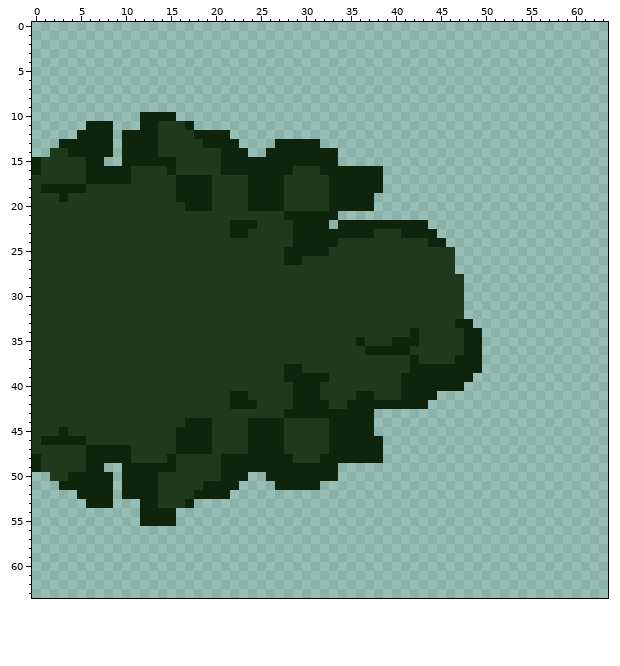
File history of a pixel-art sprite, ItsyBitsySpider/Assets/Art Assets/Sprites/mosstile/hardenedmossright.png. Above, as it was before the edit.
The file is 64x64 pixels. Colours within 5 levels of each other are drawn and written as one.
And afterwards:
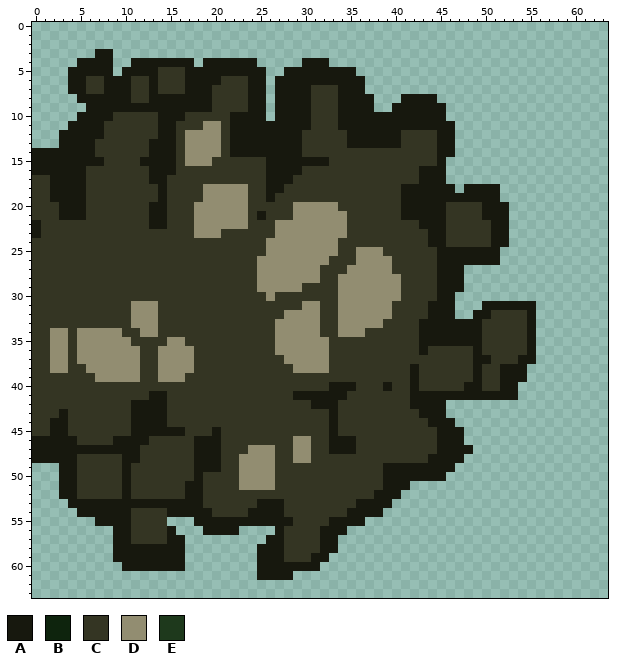
Palette (. is transparent): A #17180e  B #0e240d  C #343523  D #928d71  E #1e391c
Diff:
Changed rows in their new state; - is an unchanged pixel.
first column x 0:
 3 -------AA-----------------------------------------------
 4 -----AAAA--AAAAAAA-AAAAAA-----AAA-----------------------
 5 ----AAAAA-AAAACCCAAAAAAAAA--AAAAAAAA--------------------
 6 ----AACCAAACCACCCAAAACCCAA-AAAAAAAAAA-------------------
 7 ----AACCAAACCACCCAAACCCCAA-AAAACCCAAA-------------------
 8 -----AAAAAACCAAAAAAACCCCAA-AAAACCCAAAA---AAAA-----------
 9 ------AAAAAAAAAAAAAACCCCAA-AAAACCCAAAA--AAAAAA----------
10 -----AAAACCCCCAAACCCCCAAAA-AAAACCCAAAAAAAAAAAA----------
11 ----AAAACCCCCCAACCCDDCAAAAAAAAACCCAAAAAAAAAAAAA---------
12 ---AAAAACCCCCCAACDDDDCAAAAAAAACCCCCAAAAAACCCCAA---------
13 ---AAAACCCCCCAAACDDDDCAAAAAAAACCCCCAAAAAACCCCAA---------
14 AAAAAAACCCCCCAAACDDDDCAAAAAAAACCCCCCCCCCCCCCCAA---------
15 AAAAAAAACCCCAAAACDDDCCCCCCAAAAAAACCCCCCCCCCCCA----------
16 AAAAAACCCCCCCAAACCCCCCCCCCAAAACCCCCCCCCCCCCAAA----------
17 CCAAAACCCCCCCAACCCCCCCCCCCAAACCCCCCCCCCCCCCAAA----------
18 CCAAAACCCCCCCCACCCCDDDDDCCAACCCCCCCCCCCCCAAAAAA-AAAA----
19 CCAAAACCCCCCCCACCCCDDDDDCCACCCCCCCCCCCCCCAAAAAAAAAAA----
20 CCCAAACCCCCCCAACCCDDDDDDCCCCCDDDDDCCCCCCCAAAAACCCCAAA---
21 CCCAAACCCCCCCAACCCDDDDDDCACCCDDDDDDCCCCCCAAAAACCCCAAA---
22 ACCCCCCCCCCCCAACCCDDDDDDCCCDDDDDDDDCCCCCCCCAAACCCCCAA---
23 ACCCCCCCCCCCCCCCCCDDDCCCCCCDDDDDDDDCCCCCCCCCAACCCCCAA---
24 CCCCCCCCCCCCCCCCCCCCCCCCCCDDDDDDDDCCCCCCCCCCAACCCCCAA---
25 CCCCCCCCCCCCCCCCCCCCCCCCCCDDDDDDDDCCDDDCCCCCCAAAAAAA----
26 CCCCCCCCCCCCCCCCCCCCCCCCCDDDDDDDDCCCDDDDCCCCCAAAAAAA----
27 CCCCCCCCCCCCCCCCCCCCCCCCCDDDDDDDCCCDDDDDCCCCCAAA--------
28 CCCCCCCCCCCCCCCCCCCCCCCCCDDDDDDDCCDDDDDDDCCCCAAA--------
29 CCCCCCCCCCCCCCCCCCCCCCCCCDDDDDCCCCDDDDDDDCCCCAAA--------
30 CCCCCCCCCCCCCCCCCCCCCCCCCCDCCCCCCCDDDDDDDCCCCAA.--------
31 CCCCCCCCCCCDDDCCCCCCCCCCCCCCCCDDCCDDDDDDCCCCAAA.--AAAAAA
32 CCCCCCCCCCCDDDCCCCCCCCCCCCCCDDDDCCDDDDDDCCCCAAA.-AACCCCA
33 CCCCCCCCCCCDDDCCCCCCCCCCCCCDDDDDCCDDDDDCCCCAAAAAAACCCCCA
34 CCDDCDDDDDCCDDCCCCCCCCCCCCCDDDDDCCDDDCCCCCCAAAAAAACCCCCA
35 CCDDCDDDDDDCCCCDDCCCCCCCCCCDDDDDDCCCCCCCCCCAAAAAAACCCCCA
36 CCDDCDDDDDDDCCDDDDCCCCCCCCCDDDDDDCCCCCCCCCCACCCCCACCCCCA
37 CCDDCDDDDDDDCCDDDDCCCCCCCCCCDDDDDCCCCCCCCCCCCCCCCAACCCAA
38 CCDDCCDDDDDDCCDDDDCCCCCCCCCCCDDDDCCCCCCCCCACCCCCCACCAAA-
39 CCCCCCCDDDDDCCDDDCCCCCCCCCCCCCCCCCCCCCCCCCACCCCCCACCAAA-
40 CCCCCCCCCCCCCCCCCCCCCCCCCCCCCCCCCAAACCCACCACCCCCAACCAA--
41 CCCCCCCCCCCCCAACCCCCCCCCCCCCCAAAAAACCCCCCCAAAAAAAAAAAA--
42 CCCCCCCCCCCAAAACCCCCCCCCCCCCCCCAAACCCCCCCCAAAA----------
43 CCCACCCCCCCAAAACCCCCCCCCCCCCCCCCCACCCCCCCCCAAA----------
44 CCAACCCCCCCAAAACCCCCCCCCCCCCCCCCCACCCCCCCCCCAAA---------
45 CCAACCCCCCCAAAAAACCCACCCCCCCCCCCCACCCCCCCCCCCAAA--------
46 AAAAACCCCAAAACCCCCAAACCCCCCCCDDCCAAACCCCCCCCCAAA--------
47 AAAAAAAAAAAACCCCCCAAACCCDDDCCDDCCAAACCCCCCCCCAAAA-------
48 AAAAACCCCCAACCCCCCAAACCDDDDCCDDCCCCCCCCCCCCCAAAA--------
49 ...AACCCCCACCCCCCCAAACCDDDDCCCCCCCCCCCCAAAAAAAA---------
50 --.AACCCCCACCCCCCCACCCCDDDDCCCCCCCCCCCCAAAAAAA----------
51 ---AACCCCCACCCCCCAACCCCDDDDCCCCCCCCCCCCAAA--------------
52 ---AACCCCCACCCCCCAACCCCCCCCCCCCCCCCCCCAAA---------------
53 ----AAAAAAAAAAAAAAACCCCCCAAACCCCCCCCAAAA----------------
54 -----AAAAAACCCCAAAAACCCCAAAACCCCCCCAAAA-----------------
55 -------AAAACCCC.--AAAAAAAAAAACCCCAAAA-------------------
56 ---------AACCCCA---AAAA----ACCCCAAA---------------------
57 ---------AACCCCAA---------AACCCCAA----------------------
58 ---------AAAAAAAA--------AAACCCCAA----------------------
59 ---------AAAAAAAA--------AAACCCAA-----------------------
60 ----------AAAAAAA--------AAAAAAA------------------------
61 -------------------------AAAA---------------------------
Changed places in both pictures, as pixel boxes (x1, y1, x2, y2):
changed: (32, 49, 536, 580)
